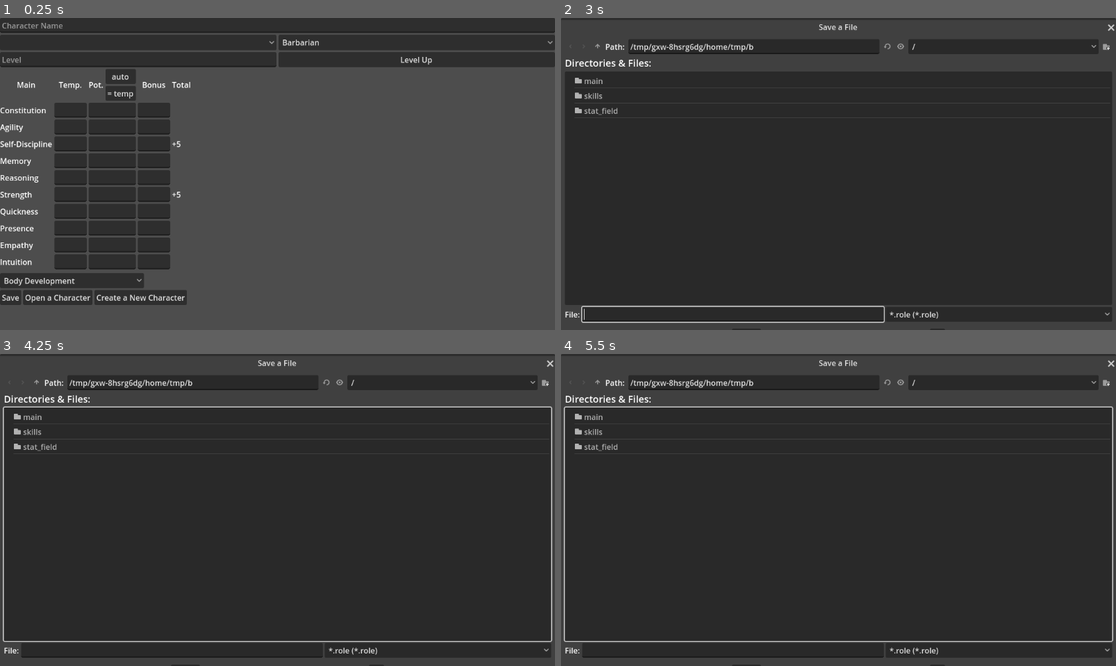
Above: before the commit, frames 1-4 (two rows, left to right).
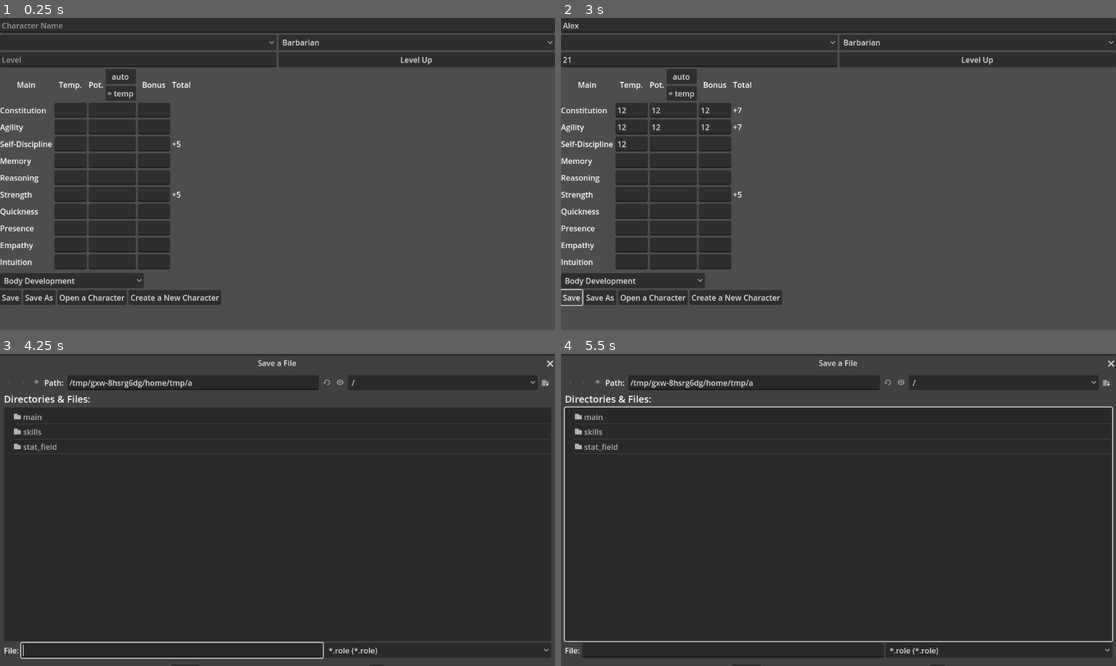
Above: after the commit, the same moments.

Repository: the-alex-g/RMCalculator
Game: Godot game, scene res://main/main.tscn
Two runs of this game, one before a commit and one after it. Both use one fixed random seed, a clock stepped at 60 frames per second and the inputs below.
Inputs (mouse positions are in pixels of both pictures, inside the frame that each line leads up to):
- Up to frame 1 (0.25 s): no input
- Up to frame 2 (3 s): click (838, 24) at 0.52 s; type "Alex" at 0.6 s; click (699, 58) at 0.75 s; type "12" at 0.83 s; click (633, 111) at 0.98 s; type "12" at 1.07 s; click (672, 111) at 1.27 s; type "12" at 1.35 s; click (716, 111) at 1.5 s; type "12" at 1.58 s; click (633, 127) at 1.73 s; type "12" at 1.82 s; click (672, 127) at 2.02 s; type "12" at 2.1 s; click (716, 127) at 2.25 s; type "12" at 2.33 s; click (633, 142) at 2.48 s; type "12" at 2.57 s; click "Save" at 2.75 s
- Up to frame 3 (4.25 s): click (38, 634) at 3.5 s, where only the run after the commit has a clickable "Save As"
- Up to frame 4 (5.5 s): click "Create a New Character" at 4.25 s; click "Create a New Character" at 5 s

The runs differ from the first frame. In frame 1, 0.6% of the frame differs, in the area x 4-40%, y 87-92%; in frame 2, 67%, in the area x 0-100%, y 1-100%; in frame 3, 1.7%; in frame 4, less than 0.1%.

Commit message:
Add save_as and keyboard shortcuts

Diff:
--- a/project/main/main.gd
+++ b/project/main/main.gd
@@ -11,6 +11,7 @@
 		level_changed.emit(level)
 		$VBoxContainer/HBoxContainer2/Level.text = str(level)
 var _leveling_up := false
+var _load_path := ""
 
 @onready var _stat_field : StatField = $VBoxContainer/StatField
 @onready var _name_field : LineEdit = $VBoxContainer/NameField
@@ -18,6 +19,7 @@
 @onready var _race_list : OptionButton = $VBoxContainer/HBoxContainer2/RaceList
 @onready var _skill_container : SkillContainer = $VBoxContainer/SkillContainer
 @onready var _dev_point_label : Label = $VBoxContainer/HBoxContainer2/DevPointLabel
+@onready var _log_label : Label = $VBoxContainer/HBoxContainer2/LogLabel
 
 
 func _ready() -> void:
@@ -28,8 +30,17 @@
 	_make_new()
 
 
+func _process(_delta: float) -> void:
+	if Input.is_action_just_pressed("open"):
+		_open_file_dialog(FileDialog.FILE_MODE_OPEN_FILE, _open)
+	if Input.is_action_just_pressed("save"):
+		_save()
+	if Input.is_action_just_pressed("save_as"):
+		_open_file_dialog(FileDialog.FILE_MODE_SAVE_FILE, _save)
+
+
 func _on_save_button_pressed() -> void:
-	_open_file_dialog(FileDialog.FILE_MODE_SAVE_FILE, _save)
+	_save()
 
 
 func _clear() -> void:
@@ -39,7 +50,7 @@
 	_skill_container.clear()
 
 
-func _save(to:String) -> void:
+func _save(to := _load_path) -> void:
 	var save_file := ConfigFile.new()
 
 	save_file.set_value("character", "stats", _stat_field.get_save_data())
@@ -53,6 +64,8 @@
 		save_file.set_value("skills", skill_name, skill_save_data[skill_name])
 
 	save_file.save(to)
+
+	_load_path = to
 
 
 func _open(filepath: String) -> void:
@@ -75,6 +88,8 @@
 	for skill_name in file.get_section_keys("skills"):
 		skill_dict[skill_name] = file.get_value("skills", skill_name, 1)
 	_skill_container.load_from(skill_dict)
+
+	_load_path = filepath
 
 
 func _select_item_by_text(option_button: OptionButton, text: String) -> void:
@@ -136,15 +151,15 @@
 func _finish_level() -> void:
 	_leveling_up = false
 	_dev_point_label.hide()
-	$VBoxContainer/HBoxContainer2/LogLabel.hide()
+	_log_label.hide()
 	level_up_finished.emit()
 	$VBoxContainer/HBoxContainer2/LevelUpButton.text = "Level Up"
 
 
 func _level_up() -> void:
 	level += 1
-	$VBoxContainer/HBoxContainer2/LogLabel.text = _stat_field.level_up()
-	$VBoxContainer/HBoxContainer2/LogLabel.show()
+	_log_label.text = _stat_field.level_up()
+	_log_label.show()
 	var dev_points := _stat_field.get_dev_points()
 	_dev_point_label.text = "Dev Points: %d" % [dev_points]
 	_dev_point_label.show()
@@ -155,3 +170,7 @@
 
 func _on_skill_container_dev_points_updated(new_dev_points: int) -> void:
 	_dev_point_label.text = "Dev Points: %d" % [new_dev_points]
+
+
+func _on_save_as_button_pressed() -> void:
+	_open_file_dialog(FileDialog.FILE_MODE_SAVE_FILE, _save)
--- a/project/main/main.tscn
+++ b/project/main/main.tscn
@@ -65,6 +65,10 @@
 layout_mode = 2
 text = "Save"
 
+[node name="SaveAsButton" type="Button" parent="VBoxContainer/HBoxContainer"]
+layout_mode = 2
+text = "Save As"
+
 [node name="OpenButton" type="Button" parent="VBoxContainer/HBoxContainer"]
 layout_mode = 2
 text = "Open a Character"
@@ -84,5 +88,6 @@
 [connection signal="bonuses_changed" from="VBoxContainer/StatField" to="." method="_on_stat_field_bonuses_changed"]
 [connection signal="dev_points_updated" from="VBoxContainer/SkillContainer" to="." method="_on_skill_container_dev_points_updated"]
 [connection signal="pressed" from="VBoxContainer/HBoxContainer/SaveButton" to="." method="_on_save_button_pressed"]
+[connection signal="pressed" from="VBoxContainer/HBoxContainer/SaveAsButton" to="." method="_on_save_as_button_pressed"]
 [connection signal="pressed" from="VBoxContainer/HBoxContainer/OpenButton" to="." method="_on_open_button_pressed"]
 [connection signal="pressed" from="VBoxContainer/HBoxContainer/MakeNewButton" to="." method="_on_make_new_button_pressed"]
--- a/project/project.godot
+++ b/project/project.godot
@@ -15,6 +15,24 @@
 config/features=PackedStringArray("4.3", "GL Compatibility")
 config/icon="res://icon.svg"
 
+[input]
+
+save={
+"deadzone": 0.5,
+"events": [Object(InputEventKey,"resource_local_to_scene":false,"resource_name":"","device":-1,"window_id":0,"alt_pressed":false,"shift_pressed":false,"ctrl_pressed":true,"meta_pressed":false,"pressed":false,"keycode":0,"physical_keycode":83,"key_label":0,"unicode":115,"location":0,"echo":false,"script":null)
+]
+}
+open={
+"deadzone": 0.5,
+"events": [Object(InputEventKey,"resource_local_to_scene":false,"resource_name":"","device":-1,"window_id":0,"alt_pressed":false,"shift_pressed":false,"ctrl_pressed":true,"meta_pressed":false,"pressed":false,"keycode":0,"physical_keycode":79,"key_label":0,"unicode":111,"location":0,"echo":false,"script":null)
+]
+}
+save_as={
+"deadzone": 0.5,
+"events": [Object(InputEventKey,"resource_local_to_scene":false,"resource_name":"","device":-1,"window_id":0,"alt_pressed":false,"shift_pressed":true,"ctrl_pressed":true,"meta_pressed":false,"pressed":false,"keycode":0,"physical_keycode":83,"key_label":0,"unicode":115,"location":0,"echo":false,"script":null)
+]
+}
+
 [rendering]
 
 renderer/rendering_method="gl_compatibility"
Not shown, changed: project/export_presets.cfg
Not shown, changed: project/test_character.role
